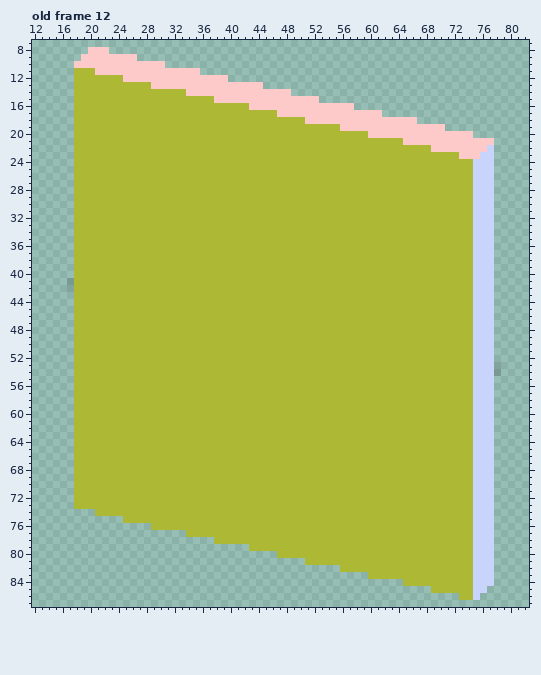
A pixel-art file gets an edit: resources/textures/Mirror.aseprite. Above, as it was before the edit.
96x96 pixels, 16 frames. Pixels under 10% opacity are left out. Colours within 5 levels of each other are drawn and written as one. Shown: old frame 12: x 12..82, y 7..87.
And afterwards:
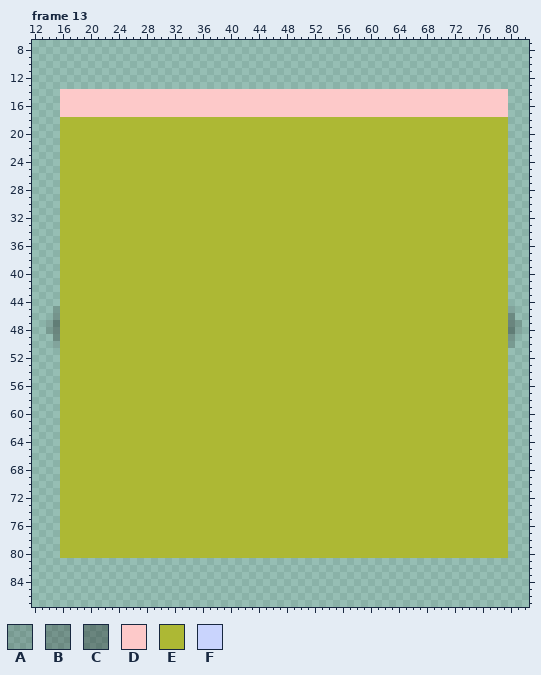
Palette (. is transparent): A #05040323  B #0504033a  C #0504034e  D #fdc9c9  E #adb834  F #c9d4fd
A new or re-ordered frame is compared with the old frame closest to it.
Difference:
frames re-ordered
Frame 13 against old frame 12, layers "Debug", "Shadow":
Colour A now appears in row 45 at x 15 and 80; in rows 47 to 48 at x 14 and 81; in row 50 at x 15 and 80.
Colour B now appears in row 46 at x 15 and 80; in row 49 at x 15 and 80.
Colour C now appears in rows 47 to 48 at x 15 and 80.
Colour D now appears in row 14 at x 16 to 17 and 49 to 79; in row 15 at x 16 to 17 and 53 to 79; in row 16 at x 16 to 17 and 58 to 79; in row 17 at x 16 to 17 and 62 to 79.
The author changed colour E to colour D in row 14 at x 18 to 33; in row 15 at x 18 to 37; in row 16 at x 18 to 42; in row 17 at x 18 to 46.
Colour E now appears in row 18 at x 16 to 17 and 67 to 79; in row 19 at x 16 to 17 and 71 to 79; in row 20 at x 16 to 17 and 75 to 79; in rows 21 to 40 at x 16 to 17 and 78 to 79; in rows 41 to 42 at x 16 and 78 to 79; in rows 43 to 52 at x 16 to 17 and 78 to 79.
Colour E now appears in rows 53 to 54 at x 16 to 17 and 79; in rows 55 to 73 at x 16 to 17 and 78 to 79; in row 74 at x 16 to 20 and 78 to 79; in row 75 at x 16 to 24 and 78 to 79; in row 76 at x 16 to 28 and 78 to 79; in row 77 at x 16 to 33 and 78 to 79.
Colour E now appears in row 78 at x 16 to 37 and 78 to 79; in row 79 at x 16 to 42 and 78 to 79; in row 80 at x 16 to 46 and 78 to 79.
The author changed colour A to colour E in rows 41 to 42 at x 17; in rows 53 to 54 at x 78.
The author changed colour D to colour E in row 18 at x 51 to 66; in row 19 at x 56 to 70; in row 20 at x 60 to 74; in row 21 at x 65 to 77; in row 22 at x 69 to 76; in row 23 at x 73 to 75.
The author changed colour F to colour E in row 22 at x 77; in row 23 at x 76 to 77; in rows 24 to 80 at x 75 to 77.
The author cleared colour D in row 8 at x 20 to 22; in row 9 at x 19 to 26; in row 10 at x 18 to 30; in row 11 at x 21 to 35; in row 12 at x 25 to 39; in row 13 at x 29 to 44.
The author cleared colour E in row 11 at x 18 to 20; in row 12 at x 18 to 24; in row 13 at x 18 to 28; in row 81 at x 51 to 74; in row 82 at x 56 to 74; in row 83 at x 60 to 74.
The author cleared colour E in row 84 at x 65 to 74; in row 85 at x 69 to 74; in row 86 at x 73 to 74.
The author cleared colour F in rows 81 to 84 at x 75 to 77; in row 85 at x 75 to 76; in row 86 at x 75.
